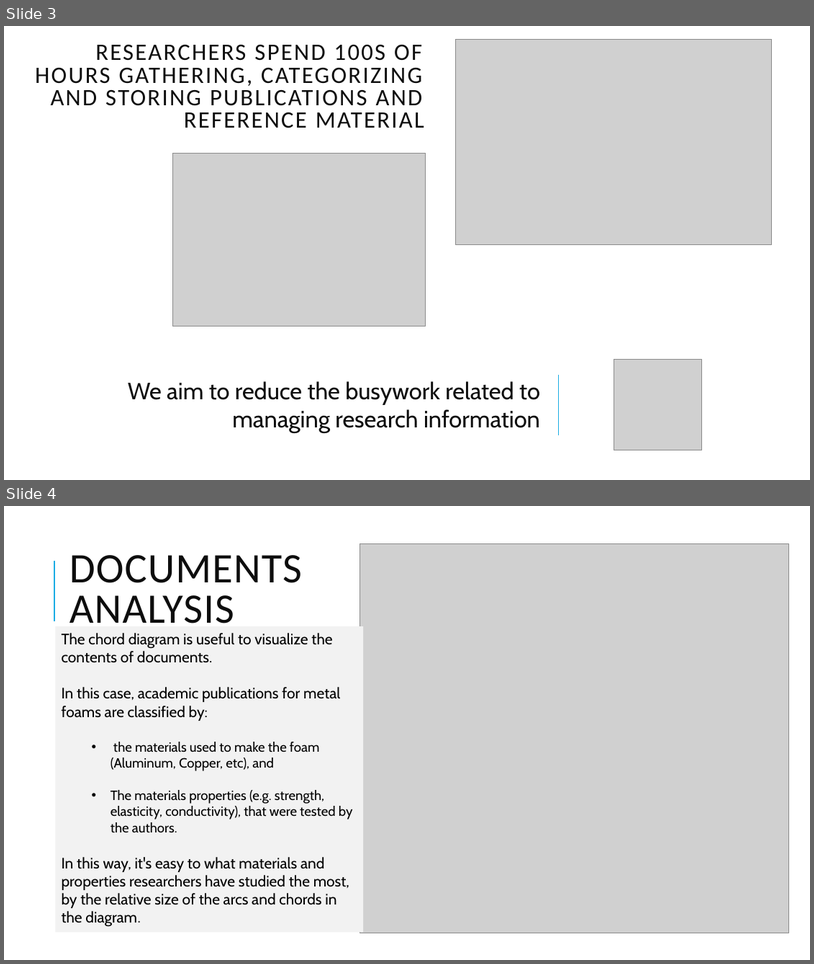
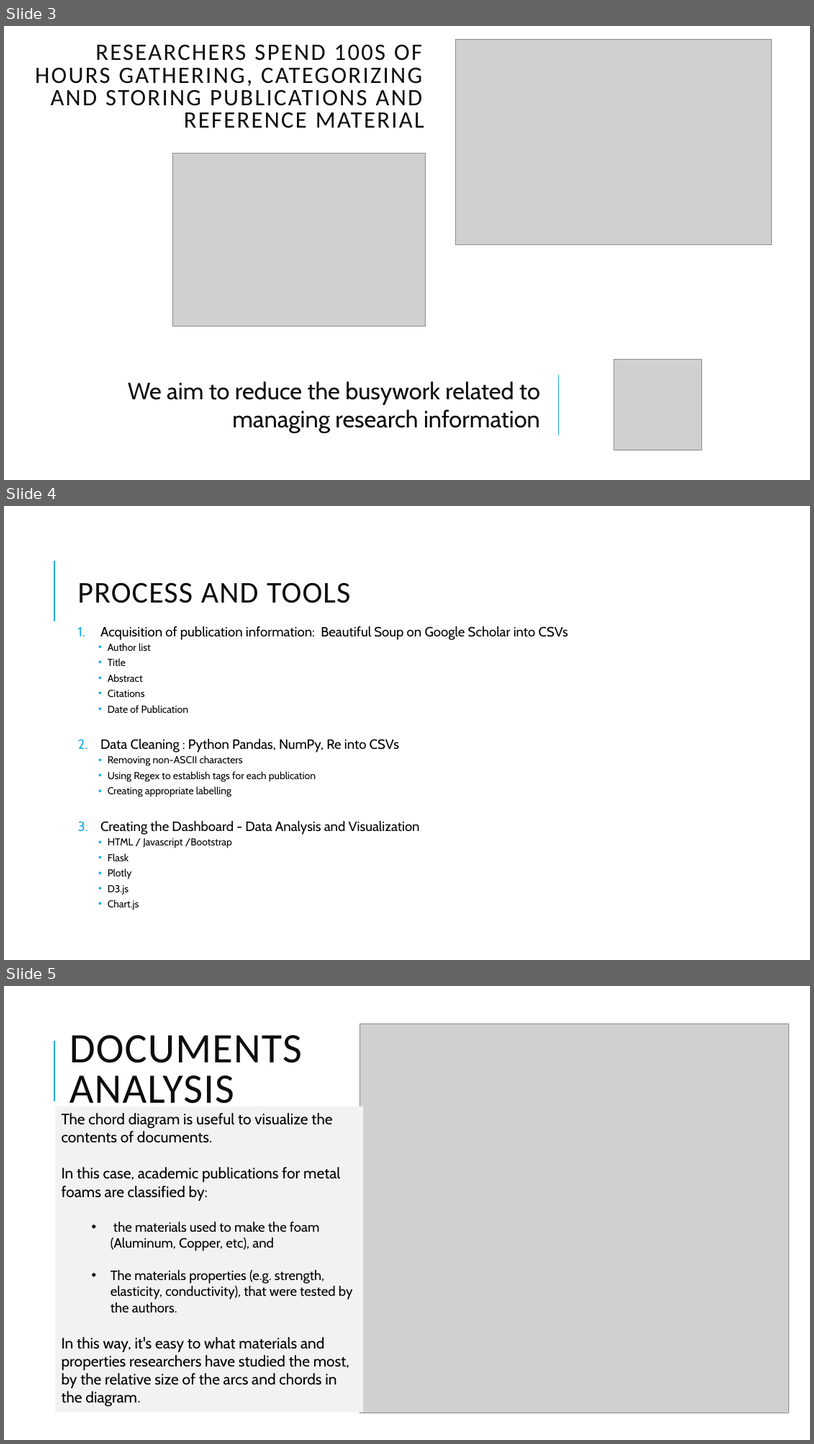
Before and after one commit to sn95033/Project-2-Research-Notebook, a slide deck: Project 2 Presentation.pptx. Shown one above the other, each under a label of ours: slides 3 and 4 before the commit, slides 3, 4 and 5 after it. The pictures are 814x964 and 814x1444 pixels, drawn with LibreOffice and Linux fonts; fonts in the diff are those of the drawing; grey boxes stand for pictures. Boxes give left, top, right and bottom in pixels: in the first picture for what was removed or moved away, otherwise in the second. Text is boxed around its words. In the diff, an @@ line names an element or a change of style, - is before the commit and + after.

```diff
--- a/Project 2 Presentation.pptx
+++ b/Project 2 Presentation.pptx
@@ slide 4 added at [4, 506, 810, 960], background #FFFFFF; not listed: 1 template element that a slide beside it also shows @@
@@ title added at [77, 582, 350, 603], 36 pt, text #0D0D0D @@
+PROCESS AND TOOLS
@@ text added at [100, 626, 568, 910], 12 pt, text #000000 @@
+1. Acquisition of publication information: Beautiful Soup on Google Scholar into CSVs
+    • Author list
+    • Title
+    • Abstract
+    • Citations
+    • Date of Publication
+2. Data Cleaning : Python Pandas, NumPy, Re into CSVs
+    • Removing non-ASCII characters
+    • Using Regex to establish tags for each publication
+    • Creating appropriate labelling
+3. Creating the Dashboard - Data Analysis and Visualization
+    • HTML / Javascript /Bootstrap
+    • Flask
+    • Plotly
+    • D3.js
+    • Chart.js
@@ what was slide 4 is now slide 5 @@
```
Also in this commit, not shown: 1 slide changed.
